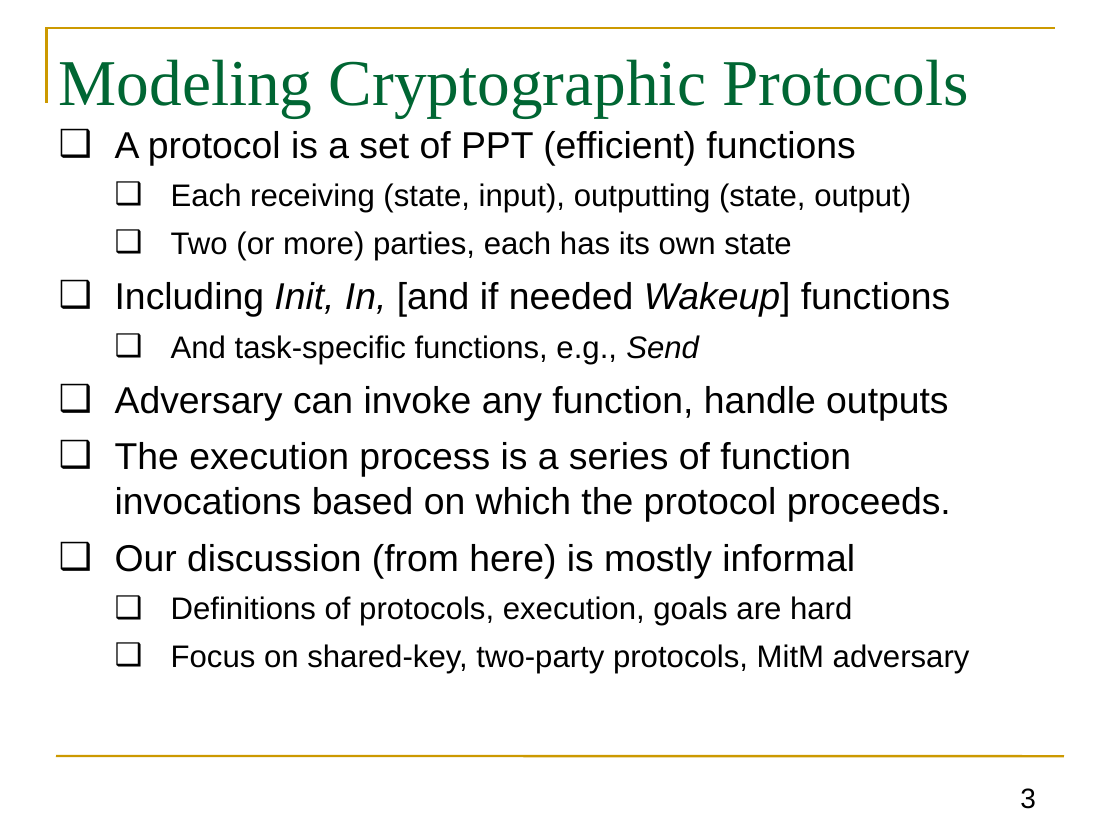
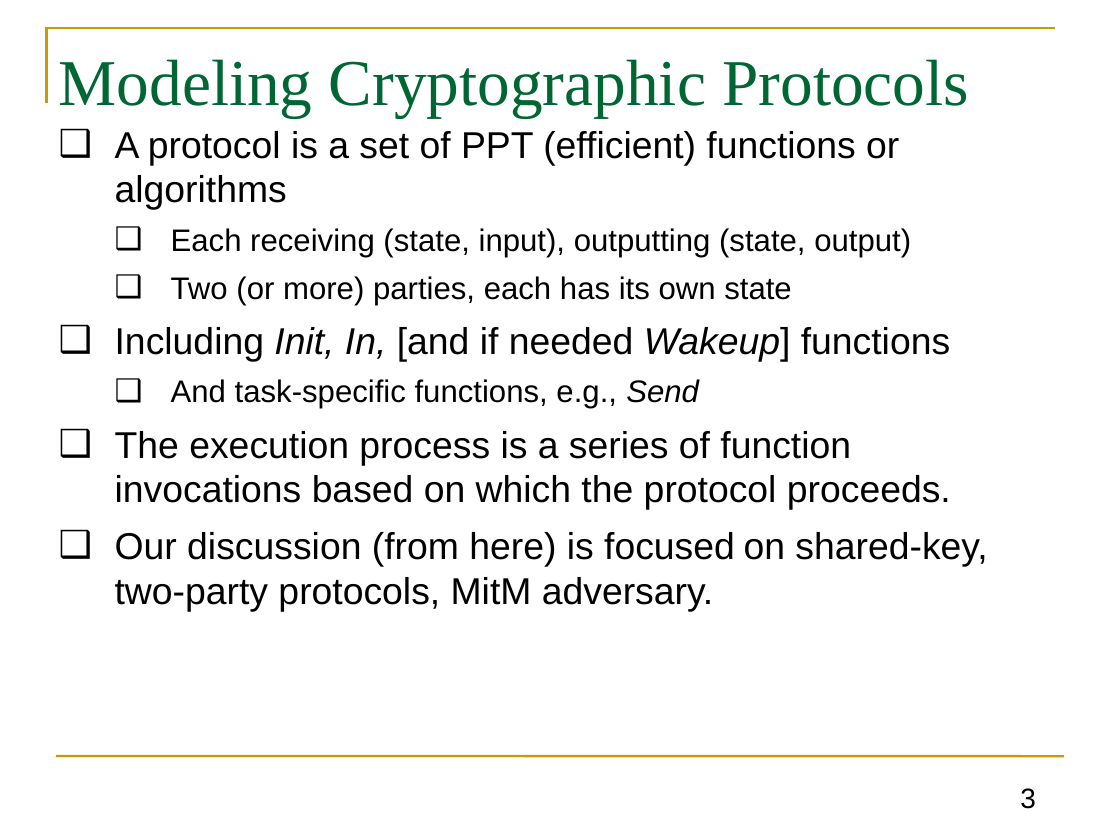
Before and after one commit to GhadaAlmashaqbeh/GhadaAlmashaqbeh.github.io, a slide deck: slide 3 of courses/cse3400-f2024/lecture8.pptx. Drawn at 1120x840 pixels with LibreOffice and Linux fonts; fonts in the diff are those of the drawing. Boxes give left, top, right and bottom in pixels: in the first picture for what was removed or moved away, otherwise in the second. Text is boxed around its words. In the diff, an @@ line names an element or a change of style, - is before the commit and + after.

```diff
--- a/courses/cse3400-f2024/lecture8.pptx
+++ b/courses/cse3400-f2024/lecture8.pptx
@@ text at box(115, 131, 899, 210): text changed @@
-❑ A protocol is a set of PPT (efficient) functions
+❑ A protocol is a set of PPT (efficient) functions or algorithms
@@ text at box(115, 386, 948, 421): paragraph removed @@
-❑ Adversary can invoke any function, handle outputs
@@ text at box(115, 532, 987, 611): text changed; size 20 to 24 pt @@
-❑ Our discussion (from here) is mostly informal
-  ❑ Definitions of protocols, execution, goals are hard
-  ❑ Focus on shared-key, two-party protocols, MitM adversary
+❑ Our discussion (from here) is focused on shared-key, two-party protocols, MitM adversary.
```
Also in this commit, not shown: 12 other slides changed, 5 slides removed, 3 other files.
